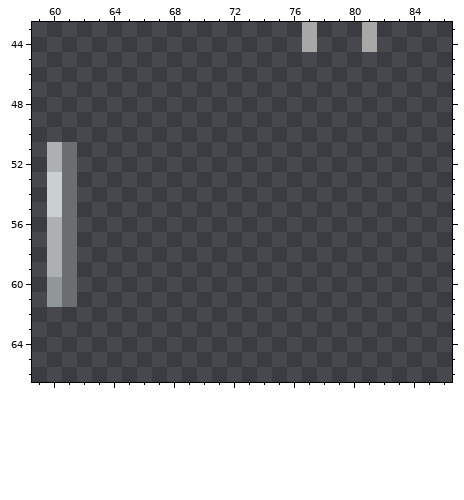
Two states of a pixel-art file, PixelEngine/res/sprites/tiles/objects.aseprite. The picture above was drawn from the file before the commit.
256x512 pixels, 1 frame. Colours within 5 levels of each other are drawn and written as one. Shown: x 59..86, y 43..66.
The result:
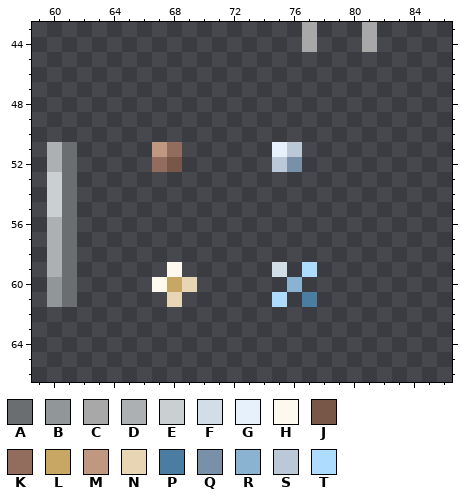
Palette (. is transparent): A #6a6e71  B #919699  C #a8a8a8  D #acb0b3  E #cacfd2  F #d1dee8  G #e7f1fb  H #fef9ee  J #785749  K #926c5c  L #c8a663  M #c09780  N #e7d5b3  P #4b7da3  Q #7990a9  R #8ab2d1  S #bac8d7  T #aedcff
From old to new:
y 51: x 67..68 .. -> MK; x 75..76 .. -> GS
y 52: x 67..68 .. -> KJ; x 75..76 .. -> SQ
y 59: x 68 . -> H; x 75 . -> F; x 77 . -> T
y 60: x 67..69 ... -> HLN; x 76 . -> R
y 61: x 68 . -> N; x 75 . -> T; x 77 . -> P
Changed places in both pictures, as pixel boxes (x1, y1, x2, y2):
added: (152, 142, 182, 172)
added: (272, 142, 302, 172)
added: (152, 262, 197, 307)
added: (272, 262, 317, 307)
